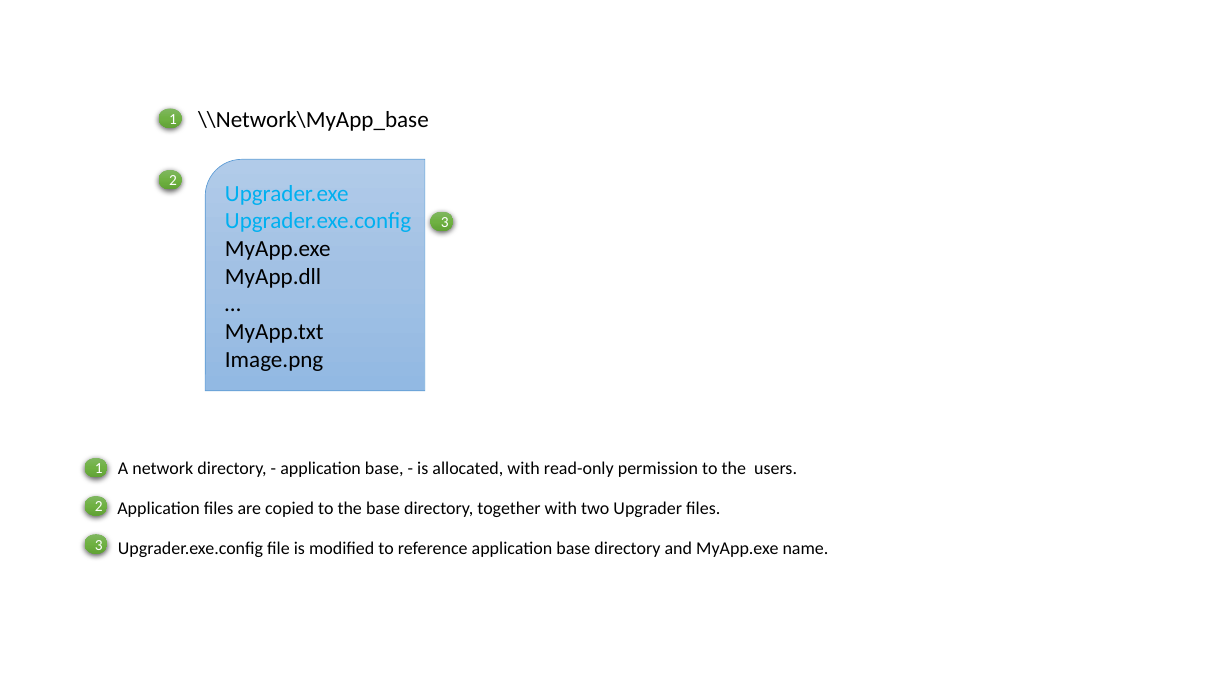
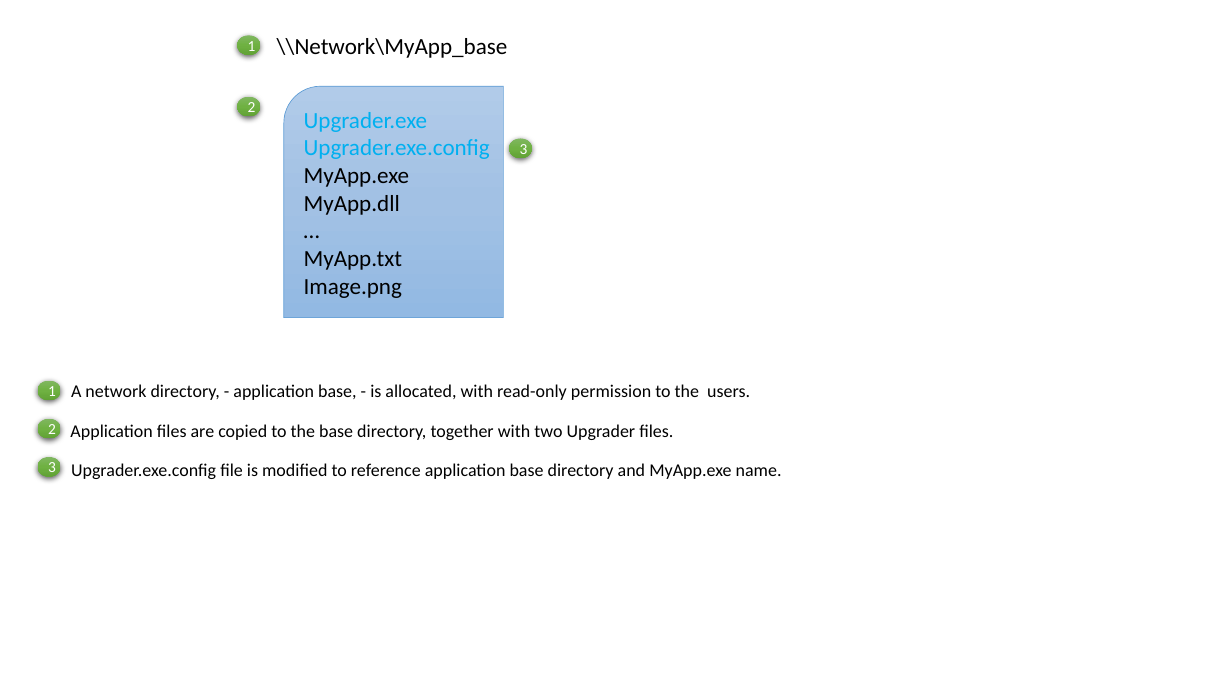
Before and after one commit to uriah65/Upgrader, a slide deck: slide 1 of Documents/Figs.pptx. Drawn at 1232x693 pixels with LibreOffice and Linux fonts; fonts in the diff are those of the drawing. Boxes give left, top, right and bottom in pixels: in the first picture for what was removed or moved away, otherwise in the second. Text is boxed around its words. In the diff, an @@ line names an element or a change of style, - is before the commit and + after.

```diff
--- a/Documents/Figs.pptx
+++ b/Documents/Figs.pptx
@@ 3 ellipses, 1 round rect, 1 text: place and size @@
-3 ellipses, 1 round rect, 1 text at <box>159,108,454,390</box>
+3 ellipses, 1 round rect, 1 text at <box>238,35,532,317</box>
@@ 3 ellipses, 3 texts: place and size @@
-3 ellipses, 3 texts at <box>84,457,829,557</box>
+3 ellipses, 3 texts at <box>38,381,782,479</box>
```
Also in this commit, not shown: 3 other slides changed, 1 other file.
